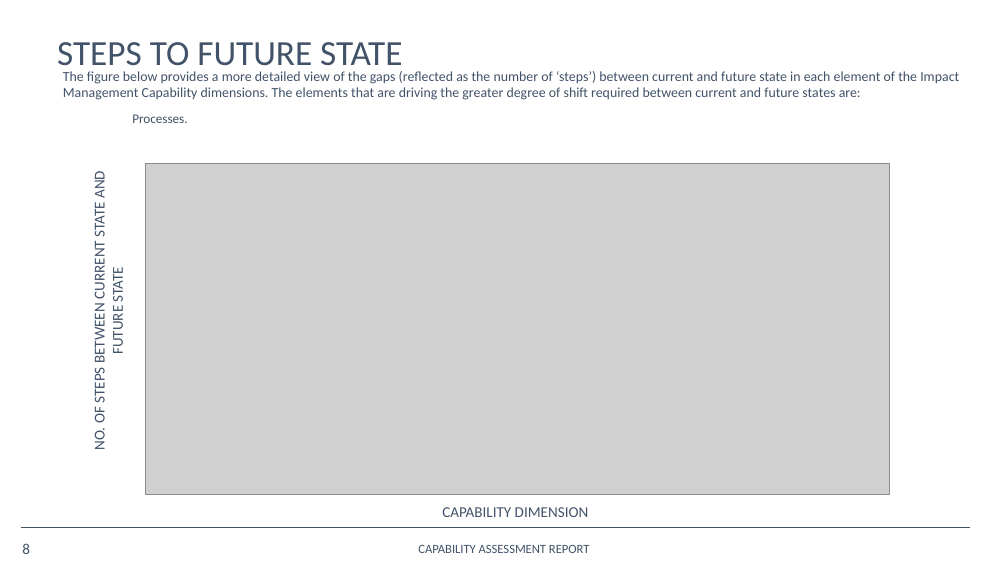
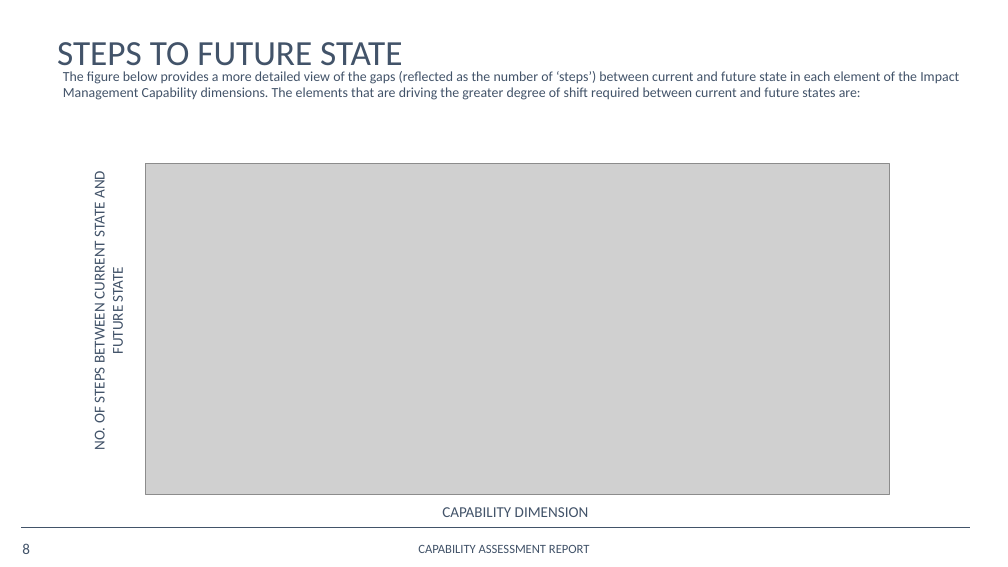
Before and after one commit to opus-meum/power-automate, a slide deck: slide 8 of Capability Assessment Report.pptx. Drawn at 1008x567 pixels with LibreOffice and Linux fonts; fonts in the diff are those of the drawing; grey boxes stand for pictures; background and template pictures are left out. Boxes give left, top, right and bottom in pixels: in the first picture for what was removed or moved away, otherwise in the second. Text is boxed around its words. In the diff, an @@ line names an element or a change of style, - is before the commit and + after.

```diff
--- a/Capability Assessment Report.pptx
+++ b/Capability Assessment Report.pptx
@@ text removed at [132,114,187,123] @@
-Processes.
```
Also in this commit, not shown: 2 other slides changed, 7 other files.
